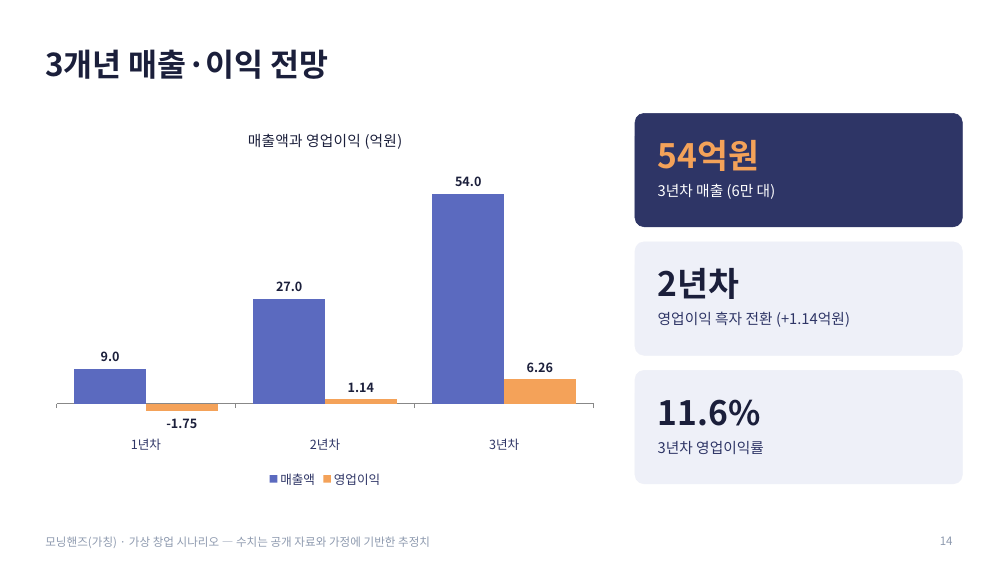
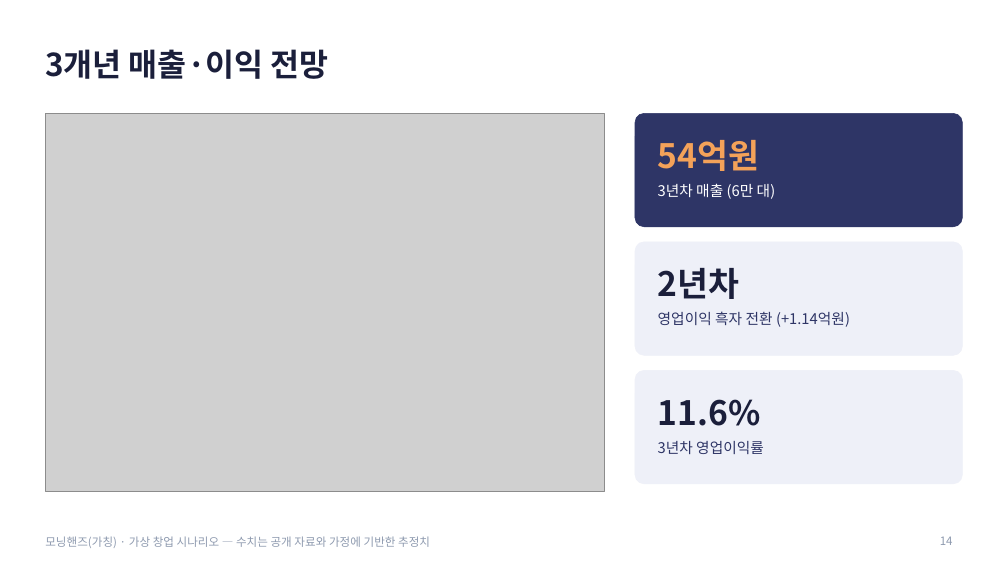
Before and after one commit to g975682-source/-, a slide deck: slide 14 of MorningHands_Business_Analysis.pptx. Drawn at 1008x567 pixels with LibreOffice and Linux fonts; fonts in the diff are those of the drawing; grey boxes stand for pictures. Boxes give left, top, right and bottom in pixels: in the first picture for what was removed or moved away, otherwise in the second. Text is boxed around its words. In the diff, an @@ line names an element or a change of style, - is before the commit and + after.

```diff
--- a/MorningHands_Business_Analysis.pptx
+++ b/MorningHands_Business_Analysis.pptx
@@ column chart removed at (45,113,605,492) @@
-title "매출액과 영업이익 (억원)"
-categories: 1년차, 2년차, 3년차
-매출액: 9, 27, 54
-영업이익: -1.75, 1.14, 6.26
@@ picture added at (45,113,605,492) @@
```
Also in this commit, not shown: 7 other slides changed.
